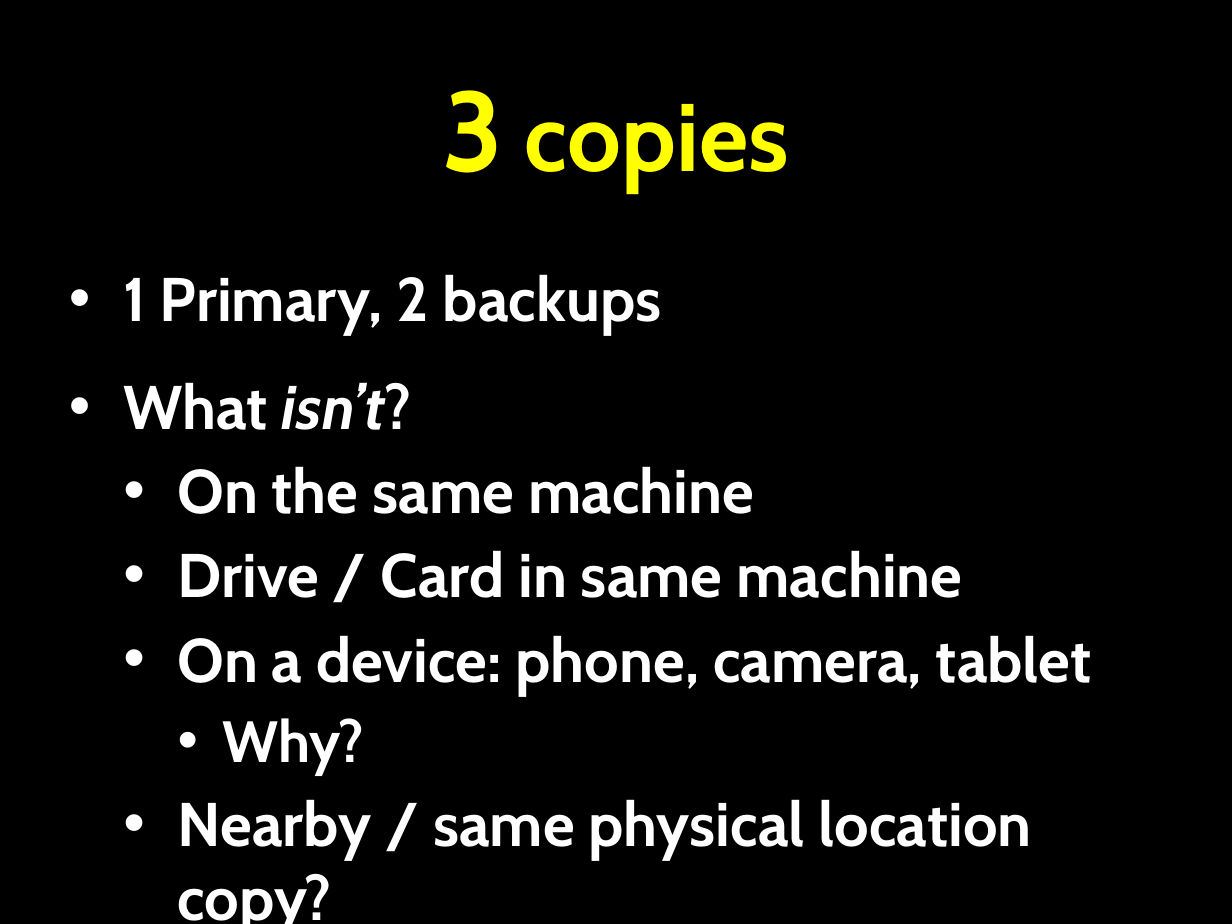
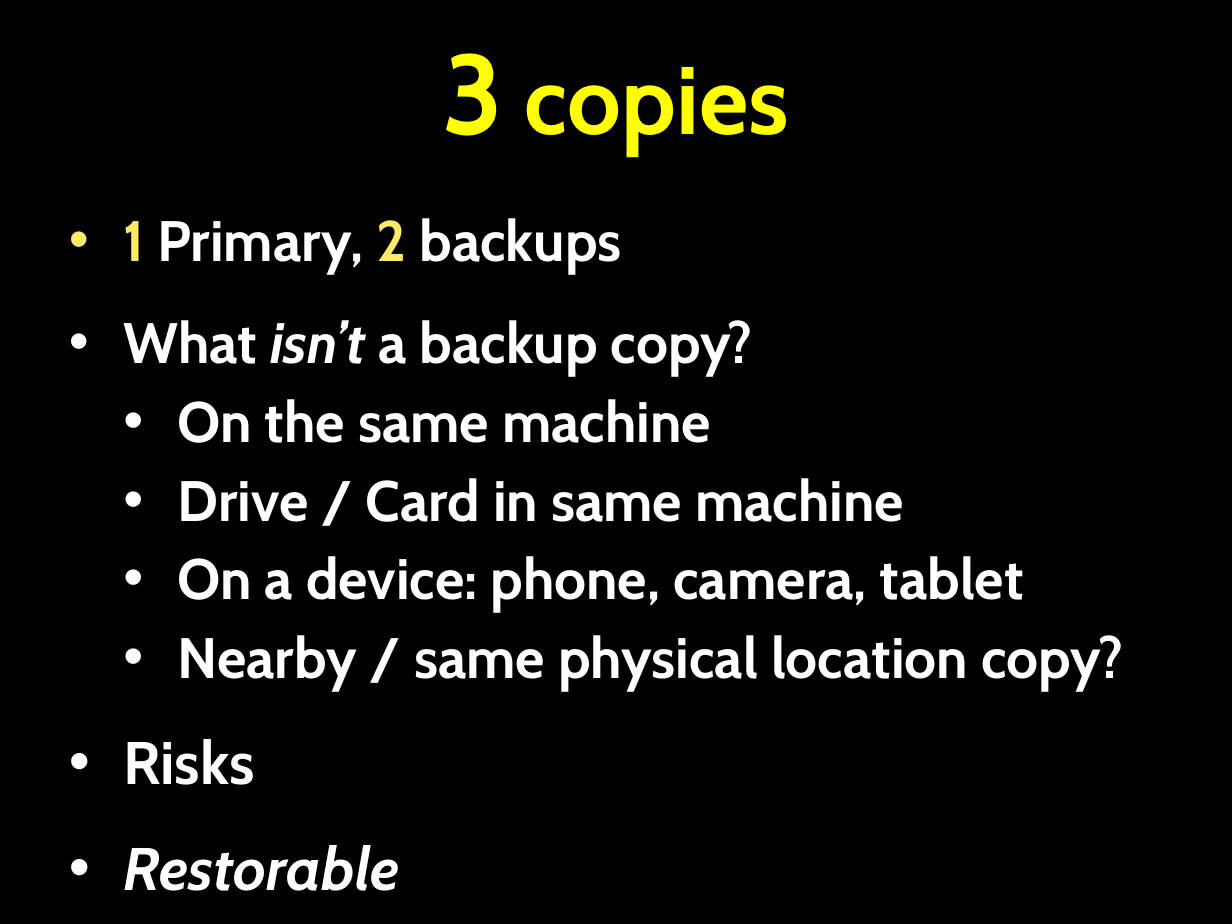
Before and after one commit to k0emt/Presentations, a slide deck: slide 2 of 321_backups.pptx. Drawn at 1232x924 pixels with LibreOffice and Linux fonts; fonts in the diff are those of the drawing; background and template pictures are left out. Boxes give left, top, right and bottom in pixels: in the first picture for what was removed or moved away, otherwise in the second. Text is boxed around its words. In the diff, an @@ line names an element or a change of style, - is before the commit and + after.

```diff
--- a/321_backups.pptx
+++ b/321_backups.pptx
@@ title "3 copies": place and size @@
-title "3 copies" at [442,90,789,192]
+title "3 copies" at [442,53,789,155]
@@ text "1 Primary, 2 backups": place and size @@
-text "1 Primary, 2 backups" at [123,274,1092,860]
+text "1 Primary, 2 backups" at [123,218,1123,891]
@@ text at [123,218,1123,691]: size 36 to 33.3 pt in "1 Primary, 2 backups", "On the same machine", "Drive / Card in same machine", "On a device: phone, camera, tablet" and 1 more places; text colour #FFFFFF to #FAEA68 in "1 2" @@
@@ text at [123,320,753,376]: text changed; size 36 to 33.3 pt @@
-• What isn’t?
+• What isn’t a backup copy?
@@ text at [223,718,364,776]: paragraph removed @@
-    • Why?
@@ text at [123,739,400,891]: paragraphs added @@
+• Risks
+• Restorable
```
Also in this commit, not shown: 1 other slide changed.
